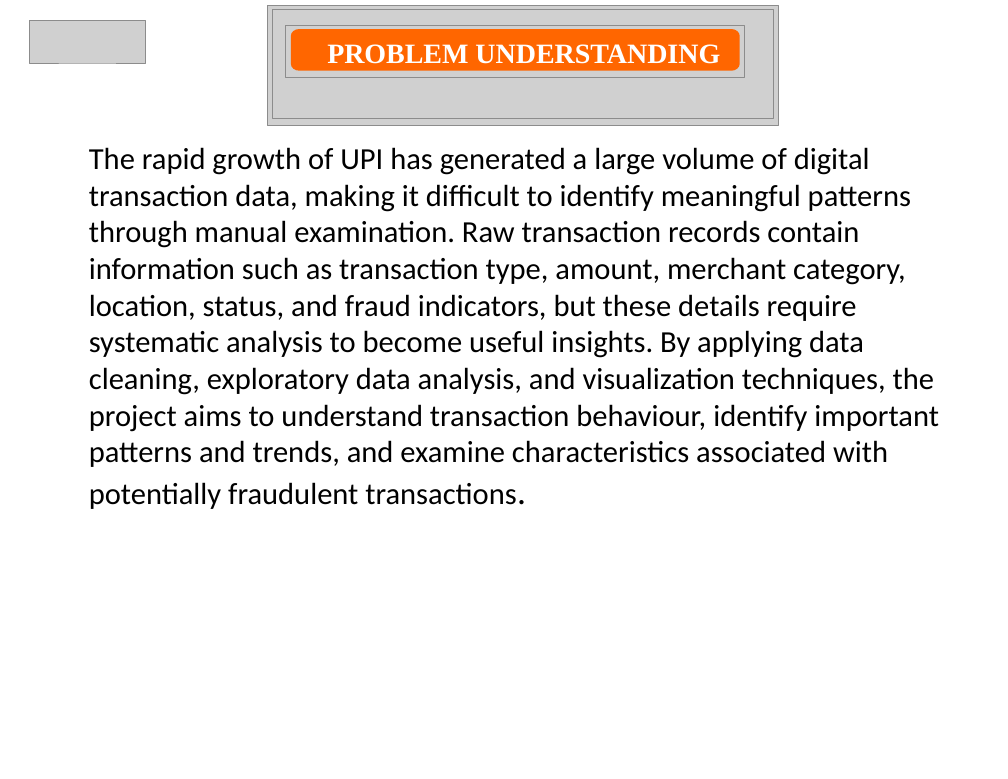
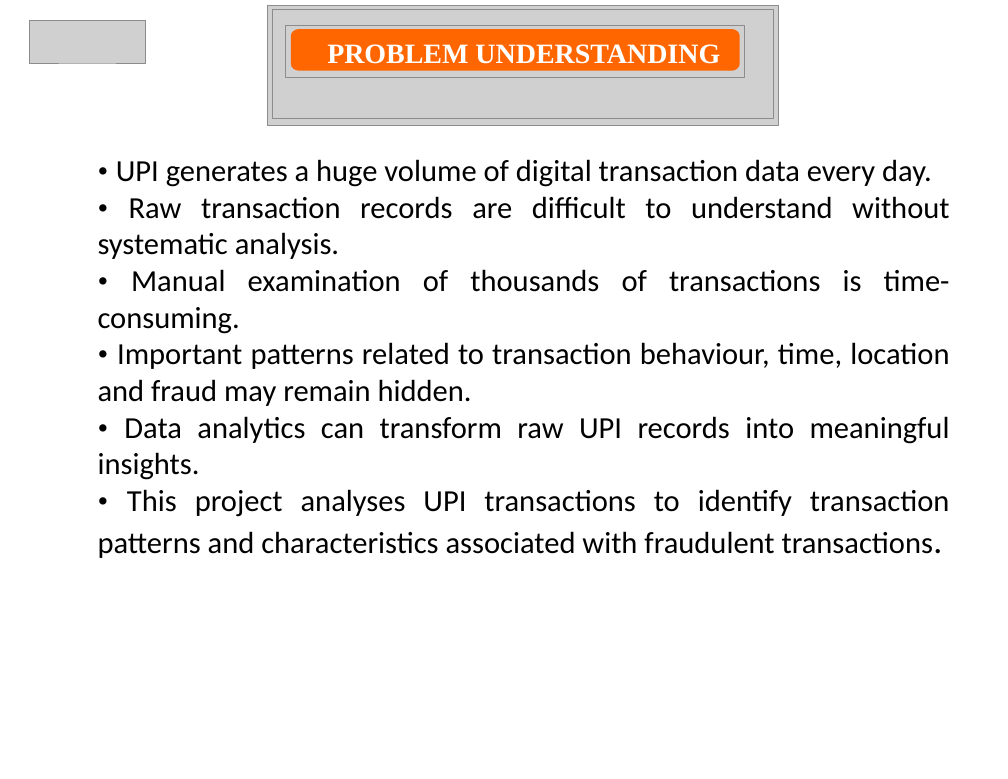
Before and after one commit to ManojReddyTetala/UPI-Transaction-Analysis, a slide deck: slide 3 of PPTs/REVIEW - 2.pptx. Drawn at 1008x779 pixels with LibreOffice and Linux fonts; fonts in the diff are those of the drawing; grey boxes stand for pictures. Boxes give left, top, right and bottom in pixels: in the first picture for what was removed or moved away, otherwise in the second. Text is boxed around its words. In the diff, an @@ line names an element or a change of style, - is before the commit and + after.

```diff
--- a/PPTs/REVIEW - 2.pptx
+++ b/PPTs/REVIEW - 2.pptx
@@ text at (98,159,950,558): text changed @@
-The rapid growth of UPI has generated a large volume of digital transaction data, making it difficult to identify meaningful patterns through manual examination. Raw transaction records contain information such as transaction type, amount, merchant category, location, status, and fraud indicators, but these details require systematic analysis to become useful insights. By applying data cleaning, exploratory data analysis, and visualization techniques, the project aims to understand transaction behaviour, identify important patterns and trends, and examine characteristics associated with potentially fraudulent transactions.
+• UPI generates a huge volume of digital transaction data every day.
+• Raw transaction records are difficult to understand without systematic analysis.
+• Manual examination of thousands of transactions is time-consuming.
+• Important patterns related to transaction behaviour, time, location and fraud may remain hidden.
+• Data analytics can transform raw UPI records into meaningful insights.
+• This project analyses UPI transactions to identify transaction patterns and characteristics associated with fraudulent transactions.
```
Also in this commit, not shown: 8 other slides changed, 2 slides added, 3 slides removed, 20 other files.
